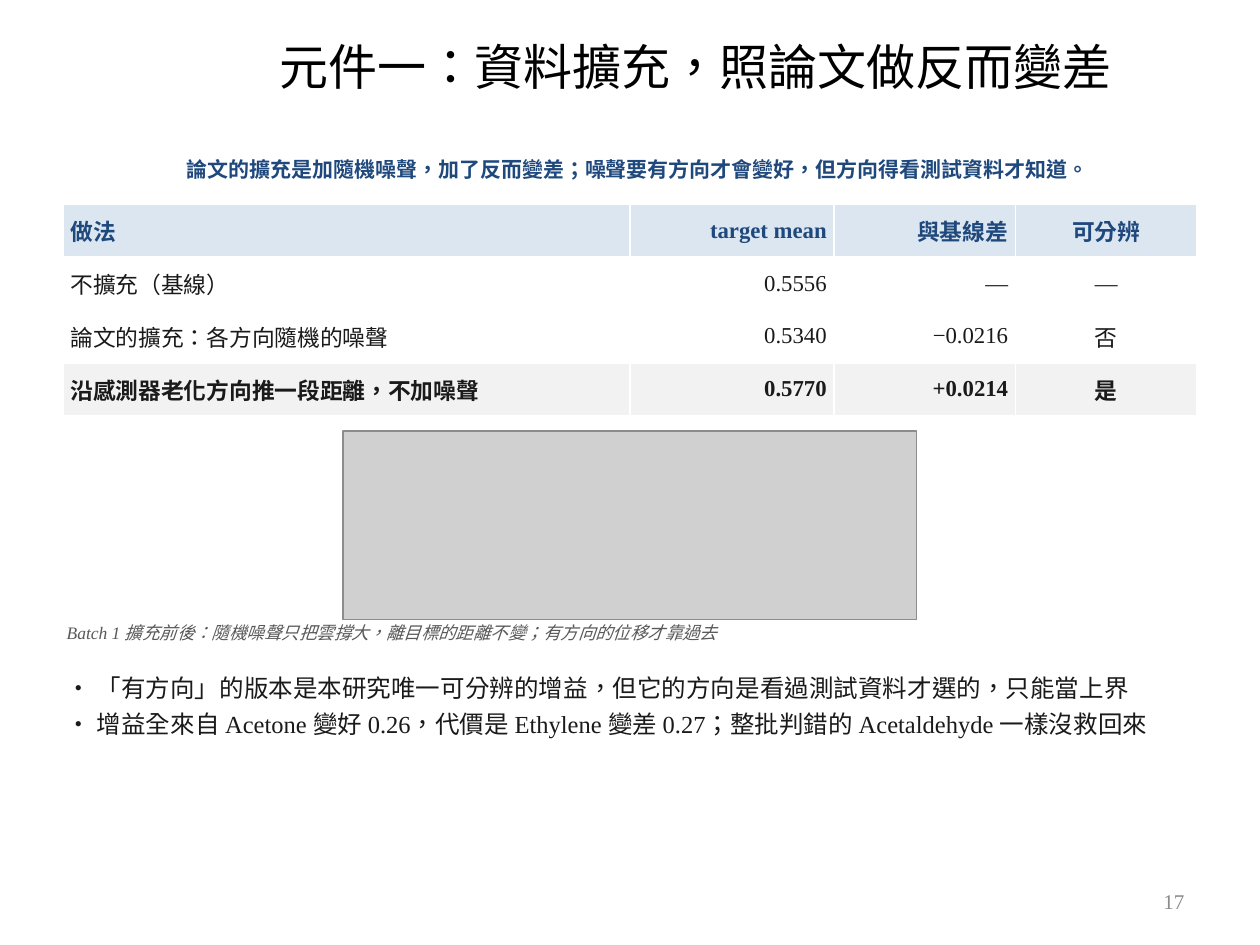
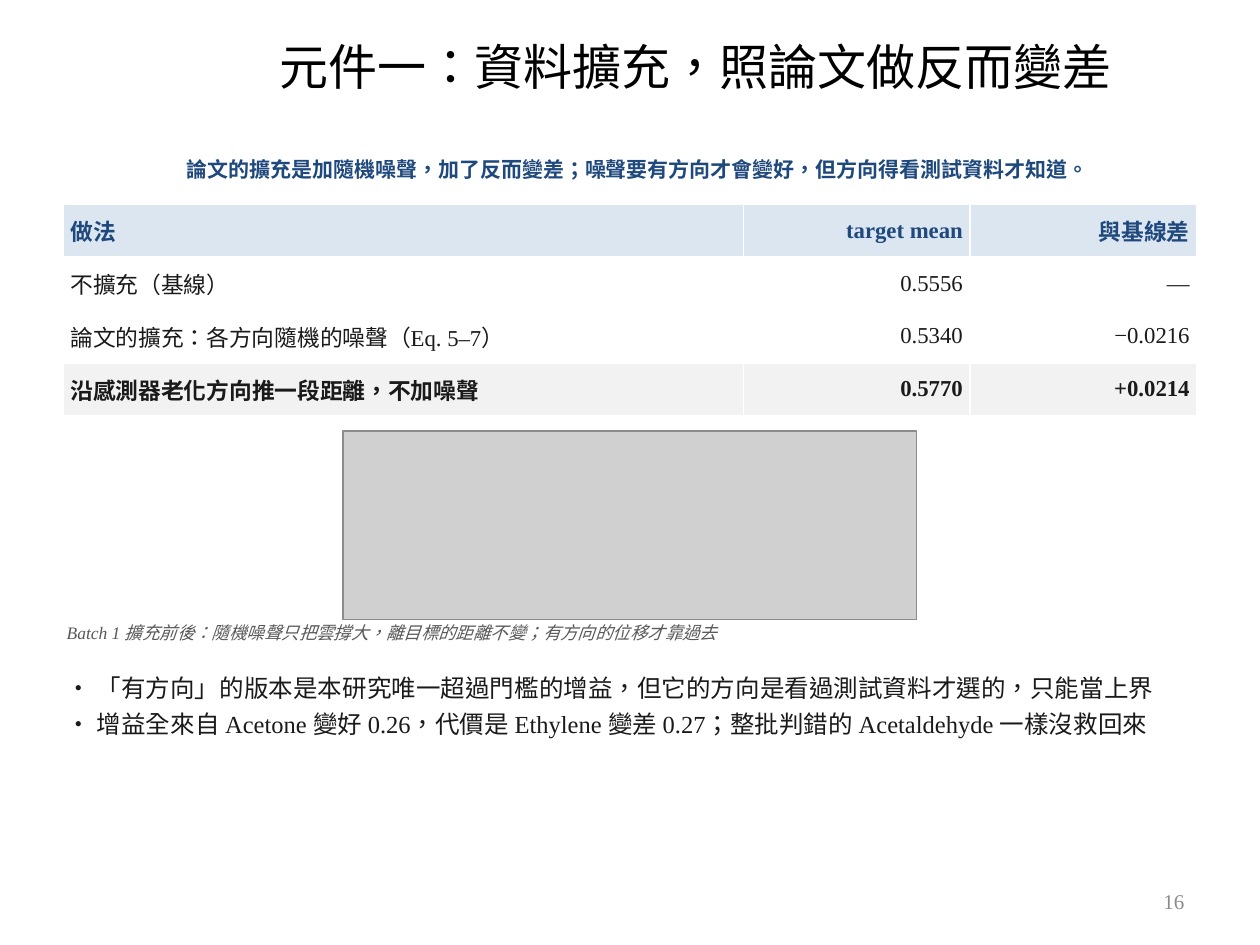
Before and after one commit to wintera1233/cdcnn, a slide deck: slide 16 of reports/09-22-merged.pptx (slide 17 before the commit). Drawn at 1260x945 pixels with LibreOffice and Linux fonts; fonts in the diff are those of the drawing; grey boxes stand for pictures; background and template pictures are left out. Boxes give left, top, right and bottom in pixels: in the first picture for what was removed or moved away, otherwise in the second. Text is boxed around its words. In the diff, an @@ line names an element or a change of style, - is before the commit and + after.

```diff
--- a/reports/09-22-merged.pptx
+++ b/reports/09-22-merged.pptx
@@ table at (x1=63, y1=204, x2=1197, y2=416) @@
-column 1, row 3: 論文的擴充：各方向隨機的噪聲
+column 1, row 3: 論文的擴充：各方向隨機的噪聲（Eq. 5–7）
-column 4: 可分辨 | — | 否 | 是
@@ text at (x1=97, y1=676, x2=1153, y2=699): text changed @@
-• 「有方向」的版本是本研究唯一可分辨的增益，但它的方向是看過測試資料才選的，只能當上界
+• 「有方向」的版本是本研究唯一超過門檻的增益，但它的方向是看過測試資料才選的，只能當上界
@@ page number at (x1=1163, y1=895, x2=1184, y2=909): text changed @@
-17
+16
```
Also in this commit, not shown: 7 other slides changed, 2 slides removed, 1 other file.
